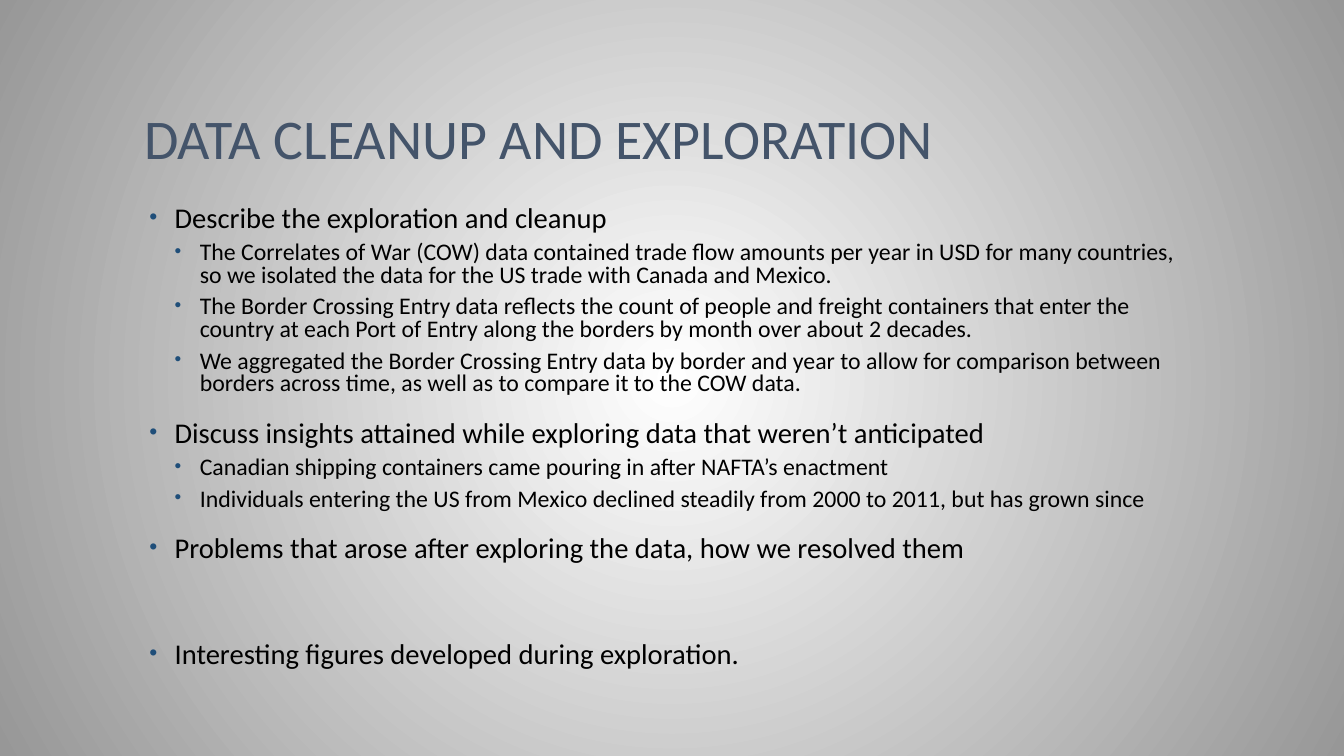
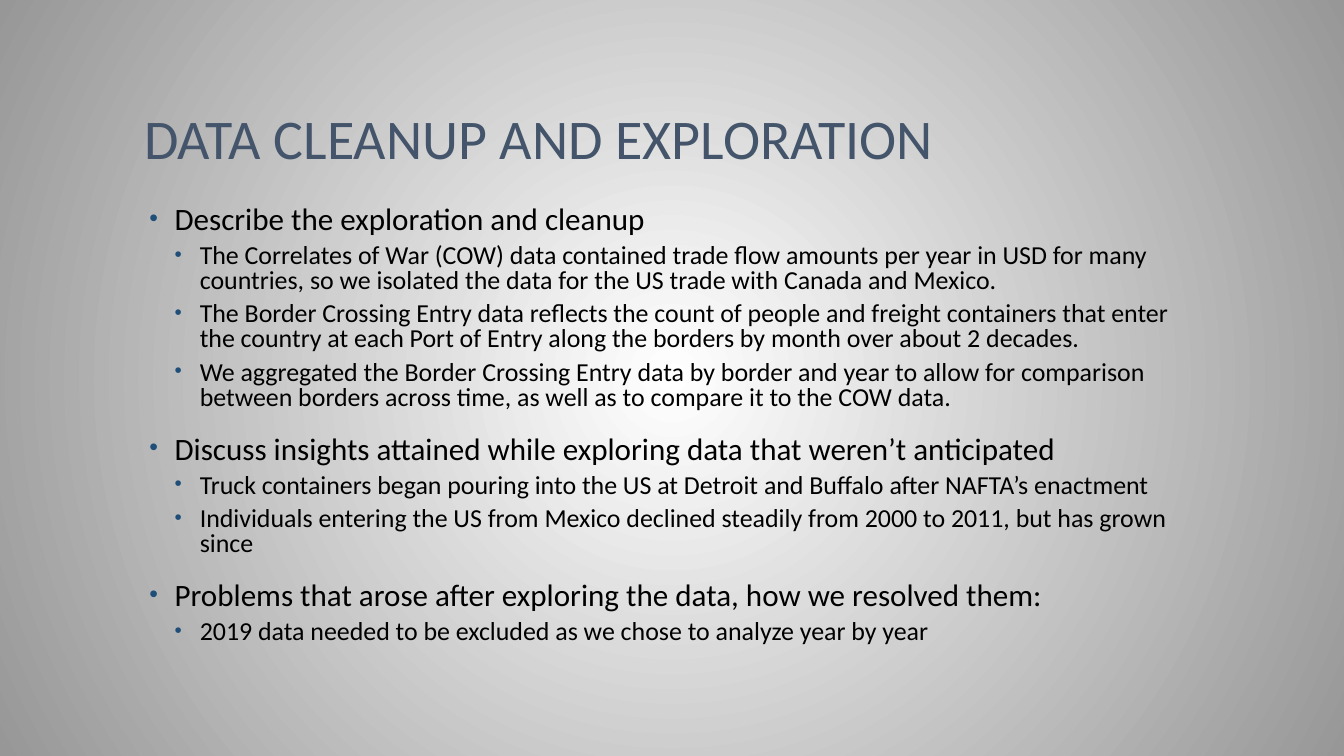
Before and after one commit to philipayazi/Project1_BorderEntries, a slide deck: slide 4 of Border entries x Trade.pptx. Drawn at 1344x756 pixels with LibreOffice and Linux fonts; fonts in the diff are those of the drawing. Boxes give left, top, right and bottom in pixels: in the first picture for what was removed or moved away, otherwise in the second. Text is boxed around its words. In the diff, an @@ line names an element or a change of style, - is before the commit and + after.

```diff
--- a/Border entries x Trade.pptx
+++ b/Border entries x Trade.pptx
@@ text at (175, 208, 1168, 552): size 20.4 to 22.2 pt in "Describe the exploration and cleanup", "Discuss insights attained while exploring data that ..."; size 17 to 18.5 pt in "The Correlates of War (COW) data contained ...", "The Border Crossing Entry data reflects the ...", "We aggregated the Border Crossing Entry data ...", "Individuals entering the US from Mexico declined ..." @@
@@ text at (200, 476, 1148, 499): text changed; size 17 to 18.5 pt @@
-  • Canadian shipping containers came pouring in after NAFTA’s enactment
+  • Truck containers began pouring into the US at Detroit and Buffalo after NAFTA’s enactment
@@ text at (175, 584, 1041, 644): text changed; size 20.4 to 22.2 pt @@
-• Problems that arose after exploring the data, how we resolved them
-• Interesting figures developed during exploration.
+• Problems that arose after exploring the data, how we resolved them:
+  • 2019 data needed to be excluded as we chose to analyze year by year
```
Also in this commit, not shown: 4 other slides changed, 8 slides added.
